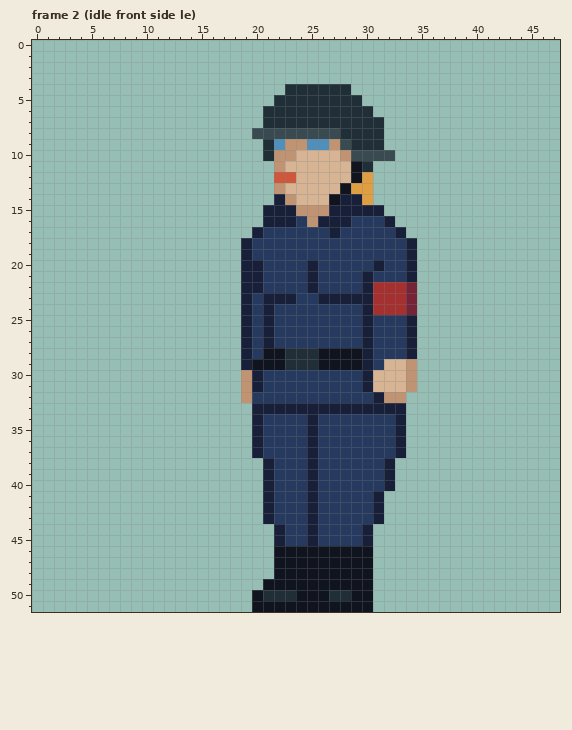
Two versions of one pixel-art file, raw assets/mening.ase. Above, as it was before the edit.
48x52 pixels, 57 frames. Colours within 5 levels of each other are drawn and written as one. Shown: frame 2 (idle front side le). The commit also changed other frames, which this record leaves out.
New version:
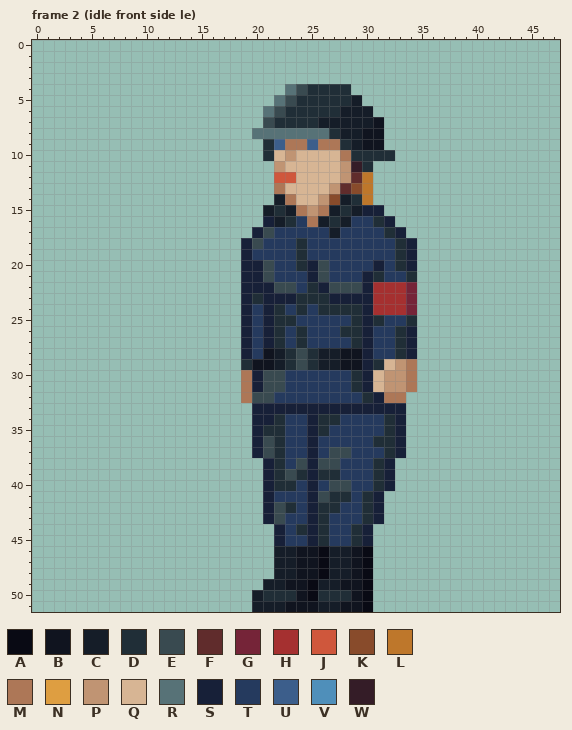
Palette (. is transparent): A #090a14  B #10141f  C #151d28  D #202e37  E #394a50  F #602c2c  G #752438  H #a53030  J #cf573c  K #884b2b  L #be772b  M #ad7757  N #de9e41  P #c09473  Q #d7b594  R #577277  S #172038  T #253a5e  U #3c5e8b  V #4f8fba  W #341c27
What changed:
--- frame 2 (idle front side le), layer "character"
@@ x 17..36 @@
  3 ....................
- 4 ......DDDDDD........
- 5 .....DDDDDDDD.......
- 6 ....DDDDDDDDDD......
- 7 ....DDDDDDDDDDD.....
- 8 ...EEEEEEEEDDDD.....
- 9 ....DVPPVVPEDDD.....
-10 ....DPPQQQQPEEEE....
-11 .....PQQQQQQBD......
-12 .....JJQQQQQBN......
-13 .....PQQQQQBNN......
-14 .....SPQQQBSSN......
-15 ....SSSPPPSSSSS.....
-16 ....SSSTPSSSTTTS....
-17 ...STTTTTTSTTTTTS...
-18 ..STTTTTTTTTTTTTTS..
-19 ..STTTTTTTTTTTTTTS..
-20 ..SSTTTTSTTTTTSTTS..
-21 ..SSTTTTSTTTTSTTTS..
-22 ..SSTTTTSTTTTSHHHG..
-23 ..STSSSTTSSSSSHHHG..
-24 ..STSTTTTTTTTSHHHG..
-25 ..STSTTTTTTTTSTTTS..
-26 ..STSTTTTTTTTSTTTS..
-27 ..STSTTTTTTTTSTTTS..
-28 ..STBBDDDBBBBSTTTS..
-29 ..SBBBDDDBBBBSTQQP..
-30 ..PSTTTTTTTTTSQQQP..
-31 ..PSTTTTTTTTTSQQQP..
-32 ..PTTTTTTTTTTTSPP...
+ 4 ......REDDDD........
+ 5 .....REDDDDDC.......
+ 6 ....REDDDDDCCC......
+ 7 ....EDDDDCCCCCB.....
+ 8 ...RRRRRRRDCCBB.....
+ 9 ....DUMMUMMDCBB.....
+10 ....DQPQQQQMDDDD....
+11 .....PQQQQQPWD......
+12 .....JJQQQQPFL......
+13 .....MQQQQPFKL......
+14 .....CMQQPKCDL......
+15 ....CDCMPMCDCSS.....
+16 ....SCDTMCDCTTDS....
+17 ...SETTTTTCTTTTDS...
+18 ..SETTTDTTTTTTTTDS..
+19 ..STTTTDTTTTTTTTDS..
+20 ..SSETTDSETTTTSTDS..
+21 ..SSETTTSETTTSDTTD..
+22 ..SSSEETDSEEESHHHG..
+23 ..SDSSSDDDSSSSHHHG..
+24 ..STSDTDTDDDDSHHHG..
+25 ..STSDDTTTTTDSDTTD..
+26 ..STSDTDTTTDDSTTDS..
+27 ..STSDTDTTTTDSTTDS..
+28 ..STBCDEDCCBBSTTDS..
+29 ..DBBCDEDCCBBSDQPM..
+30 ..MSEETTTTTTDSQPPM..
+31 ..MSEETTTTTTDSQPPM..
+32 ..MEETTTTTTTTDSMM...
 33 ...SSSSSSSSSSSSSS...
-34 ...STTTTSTTTTTTTS...
-35 ...STTTTSTTTTTTTS...
-36 ...STTTTSTTTTTTTS...
-37 ...STTTTSTTTTTTTS...
-38 ....STTTSTTTTTTS....
-39 ....STTTSTTTTTTS....
-40 ....STTTSTTTTTTS....
-41 ....STTTSTTTTTS.....
-42 ....STTTSTTTTTS.....
-43 ....STTTSTTTTTS.....
-44 .....STTSTTTTS......
-45 .....STTSTTTTS......
-46 .....BBBBBBBBB......
-47 .....BBBBBBBBB......
-48 .....BBBBBBBBB......
-49 ....BBBBBBBBBB......
-50 ...BDDDBBBDDBB......
-51 ...BBBBBBBBBBB......
+34 ...SSDTTSDDTTTTDS...
+35 ...SDDTTSDTTTTTDS...
+36 ...SEDTTSTTTTTDDS...
+37 ...SEDTTSTEETTTDS...
+38 ....SDTESEETTTDS....
+39 ....SDEDSDDTTTDS....
+40 ....SDDTSTEETTDS....
+41 ....STTTSEDDTDS.....
+42 ....SEDTSDDTTDS.....
+43 ....SETTSDTTTDS.....
+44 .....STDSDTTDS......
+45 .....STTSDTTDS......
+46 .....CCBBACCBA......
+47 .....CCBBACCBA......
+48 .....CCBBACCBA......
+49 ....CCBBACCBBA......
+50 ...CDDDBADDDBA......
+51 ...CCCBBBCCBBA......
Where, in picture pixels (left, top, right, bottom), the same in both pictures:
changed: (241, 84, 417, 612)
